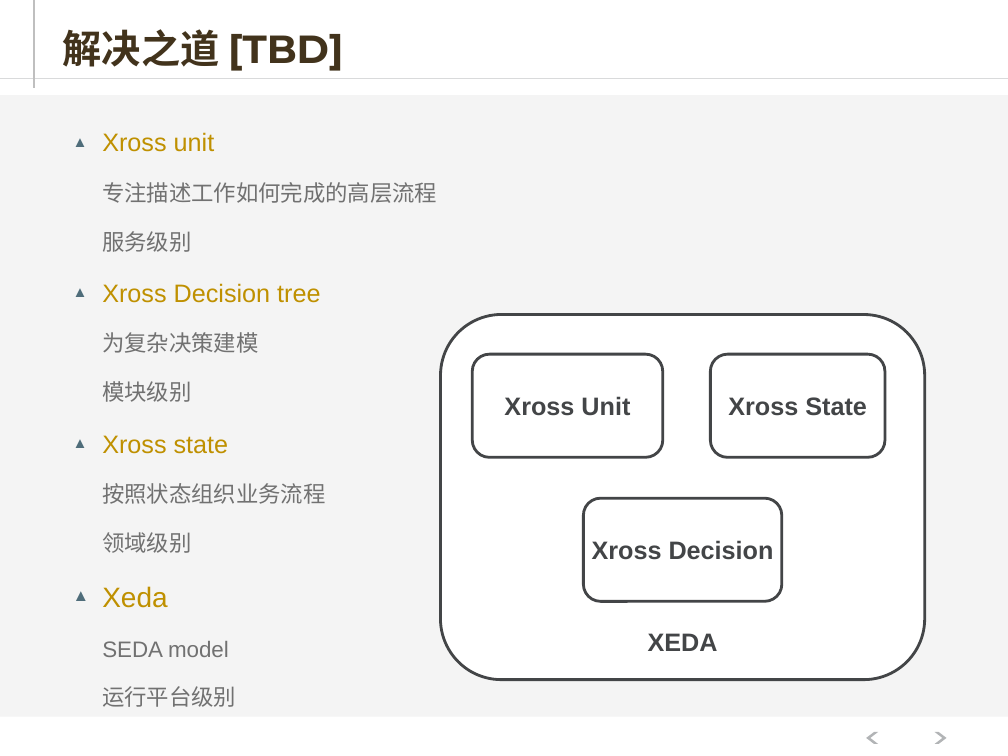
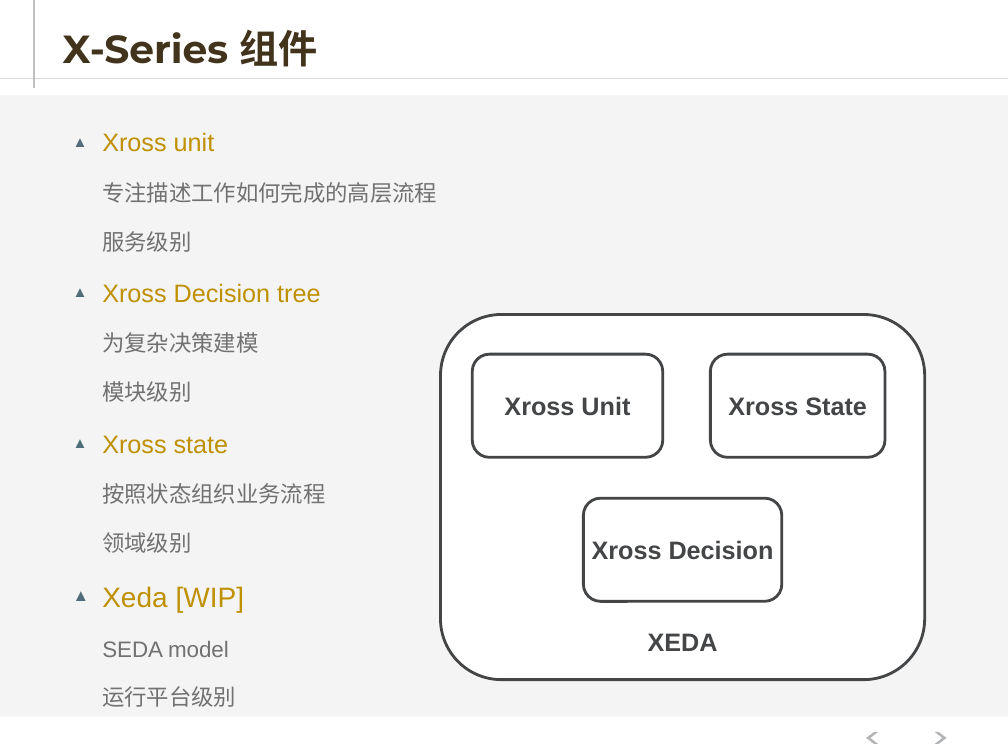
Before and after one commit to hejiehui/xross-tools-installer, a slide deck: slide 8 of doc/X-series V2.pptx. Drawn at 1008x756 pixels with LibreOffice and Linux fonts; fonts in the diff are those of the drawing. Boxes give left, top, right and bottom in pixels: in the first picture for what was removed or moved away, otherwise in the second. Text is boxed around its words. In the diff, an @@ line names an element or a change of style, - is before the commit and + after.

Commit message:
revised

```diff
--- a/doc/X-series V2.pptx
+++ b/doc/X-series V2.pptx
@@ title at (x1=63, y1=30, x2=317, y2=67): text changed @@
-解决之道 [TBD]
+X-Series 组件
@@ text at (x1=102, y1=586, x2=245, y2=612): text changed @@
-▲ Xeda
+▲ Xeda [WIP]
```
